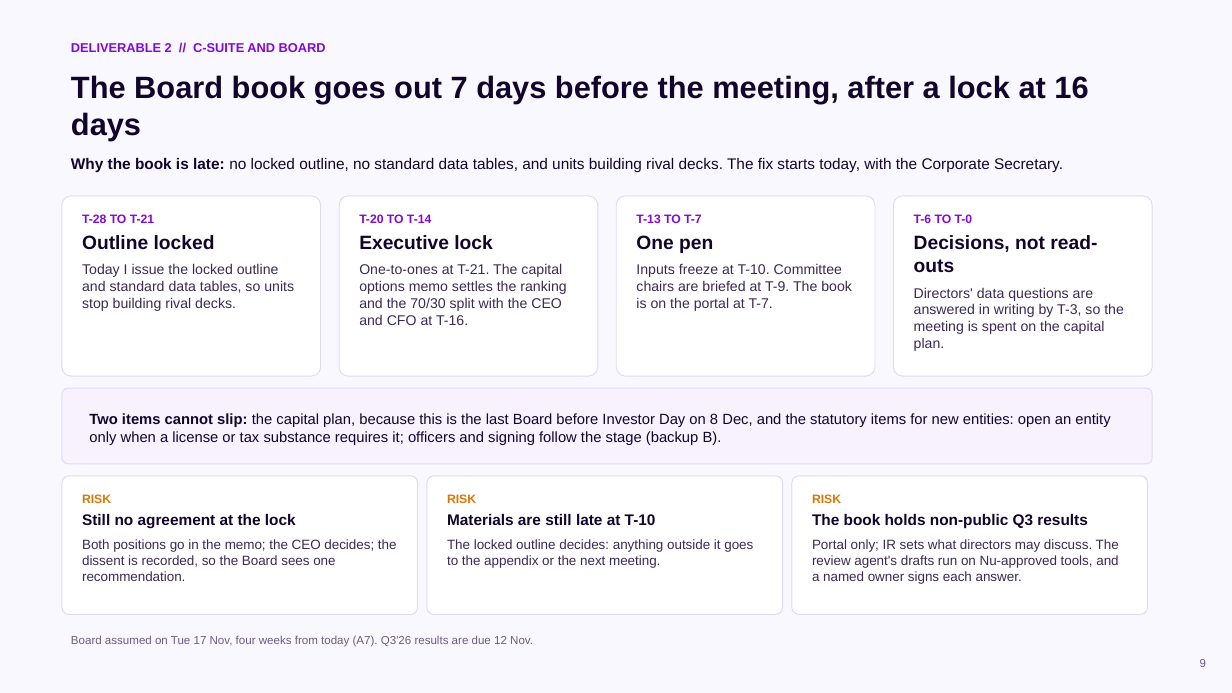
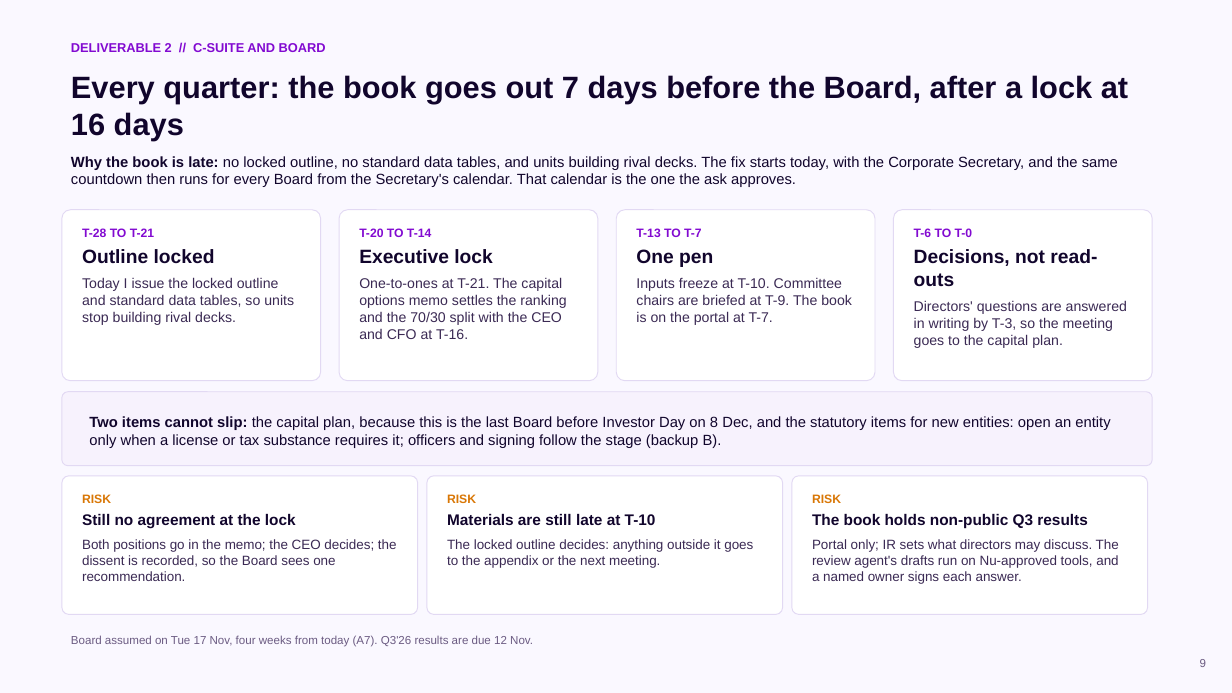
Before and after one commit to cmx24/business-case, a slide deck: slide 9 of deck/CFO_CoS_deck_v8.pptx. Drawn at 1232x693 pixels with LibreOffice and Linux fonts; fonts in the diff are those of the drawing. Boxes give left, top, right and bottom in pixels: in the first picture for what was removed or moved away, otherwise in the second. Text is boxed around its words. In the diff, an @@ line names an element or a change of style, - is before the commit and + after.

```diff
--- a/deck/CFO_CoS_deck_v8.pptx
+++ b/deck/CFO_CoS_deck_v8.pptx
@@ text at [71, 75, 1128, 140]: text changed @@
-The Board book goes out 7 days before the meeting, after a lock at 16 days
+Every quarter: the book goes out 7 days before the Board, after a lock at 16 days
@@ text at [71, 156, 1118, 187]: text changed; size 12 to 11.5 pt @@
-Why the book is late: no locked outline, no standard data tables, and units building rival decks. The fix starts today, with the Corporate Secretary.
+Why the book is late: no locked outline, no standard data tables, and units building rival decks. The fix starts today, with the Corporate Secretary, and the same countdown then runs for every Board from the Secretary's calendar. That calendar is the one the ask approves.
@@ rounded rectangle: place and size @@
-rounded rectangle at [62, 196, 321, 376]
+rounded rectangle at [62, 210, 321, 381]
@@ text "T-28 TO T-21": place and size @@
-text "T-28 TO T-21" at [82, 214, 294, 311]
+text "T-28 TO T-21" at [82, 228, 294, 325]
@@ rounded rectangle: place and size @@
-rounded rectangle at [339, 196, 598, 376]
+rounded rectangle at [339, 210, 598, 381]
@@ text "T-20 TO T-14": place and size @@
-text "T-20 TO T-14" at [359, 214, 566, 325]
+text "T-20 TO T-14" at [359, 228, 566, 339]
@@ rounded rectangle: place and size @@
-rounded rectangle at [616, 196, 875, 376]
+rounded rectangle at [616, 210, 875, 381]
@@ text "T-13 TO T-7": place and size @@
-text "T-13 TO T-7" at [636, 214, 852, 311]
+text "T-13 TO T-7" at [636, 228, 852, 325]
@@ rounded rectangle: place and size @@
-rounded rectangle at [894, 196, 1153, 376]
+rounded rectangle at [894, 210, 1153, 381]
@@ text "T-6 TO T-0": place and size @@
-text "T-6 TO T-0" at [914, 214, 1124, 351]
+text "T-6 TO T-0" at [914, 228, 1127, 348]
@@ text at [914, 300, 1127, 348]: text changed @@
-Directors' data questions are answered in writing by T-3, so the meeting is spent on the capital plan.
+Directors' questions are answered in writing by T-3, so the meeting goes to the capital plan.
@@ rounded rectangle: place and size @@
-rounded rectangle at [62, 388, 1153, 464]
+rounded rectangle at [62, 392, 1153, 466]
```
Also in this commit, not shown: 7 other slides changed, 7 other files.
